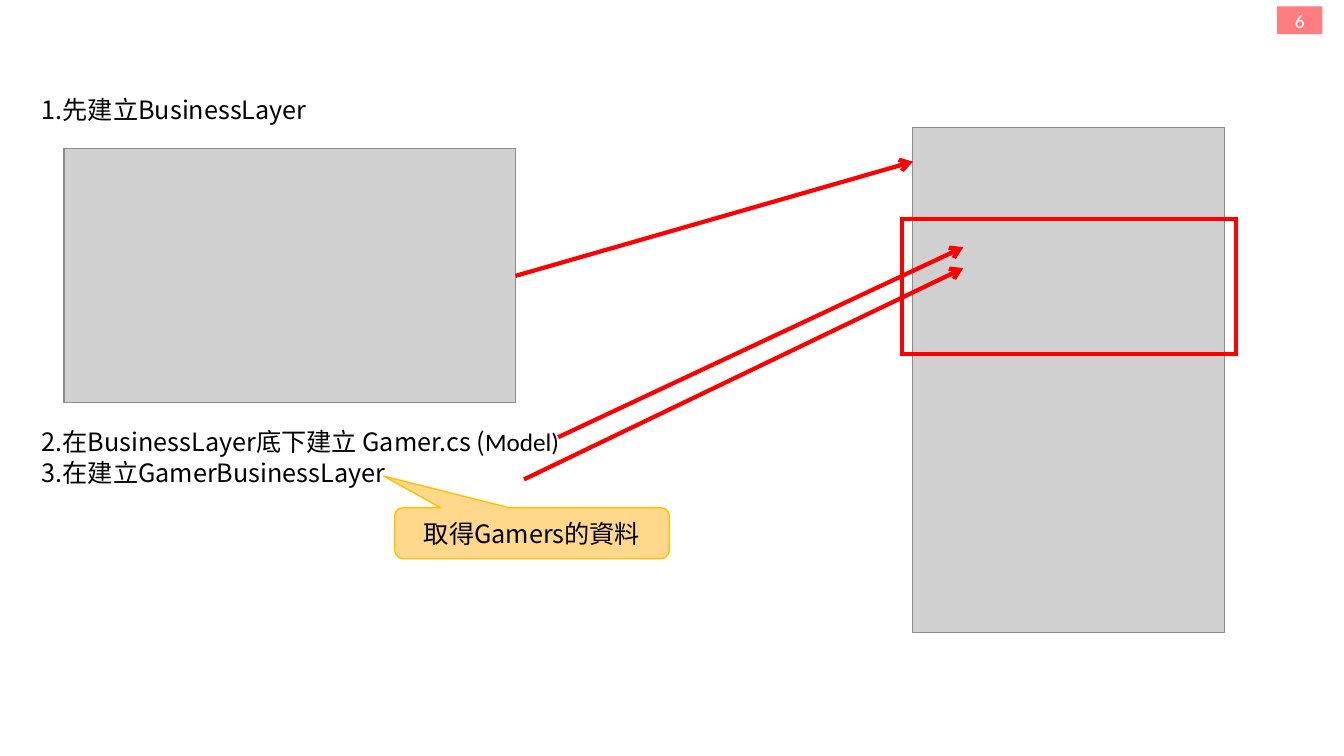
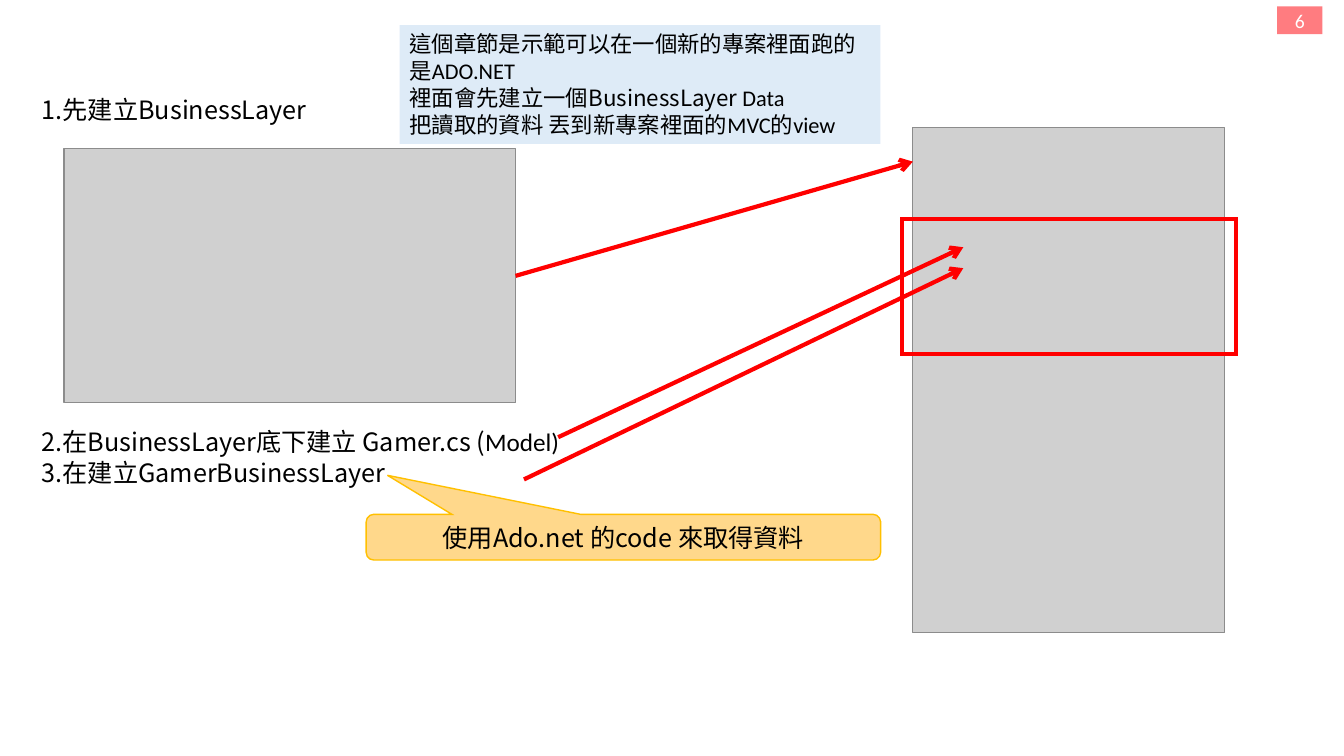
Before and after one commit to f85084/MVC, a slide deck: slide 2 of 筆記.pptx (slide 4 before the commit). Drawn at 1344x756 pixels with LibreOffice and Linux fonts; fonts in the diff are those of the drawing; grey boxes stand for pictures. Boxes give left, top, right and bottom in pixels: in the first picture for what was removed or moved away, otherwise in the second. Text is boxed around its words. In the diff, an @@ line names an element or a change of style, - is before the commit and + after.

```diff
--- a/筆記.pptx
+++ b/筆記.pptx
@@ rectangle added at <box>400,25,881,144</box>, fill #DEEBF7, 16 pt, text #000000 @@
+這個章節是示範可以在一個新的專案裡面跑的是ADO.NET
+裡面會先建立一個BusinessLayer Data
+把讀取的資料 丟到新專案裡面的MVC的view
@@ rounded speech box removed at <box>395,508,670,560</box> @@
-取得Gamers的資料
@@ rounded speech box added at <box>366,514,880,560</box>, fill #FFD88B, outline #FFC000 1 pt, 18 pt, text #000000 @@
+使用Ado.net 的code 來取得資料
```
Also in this commit, not shown: 16 other slides changed, 2 slides added, 1 slide removed, 18 other files.
